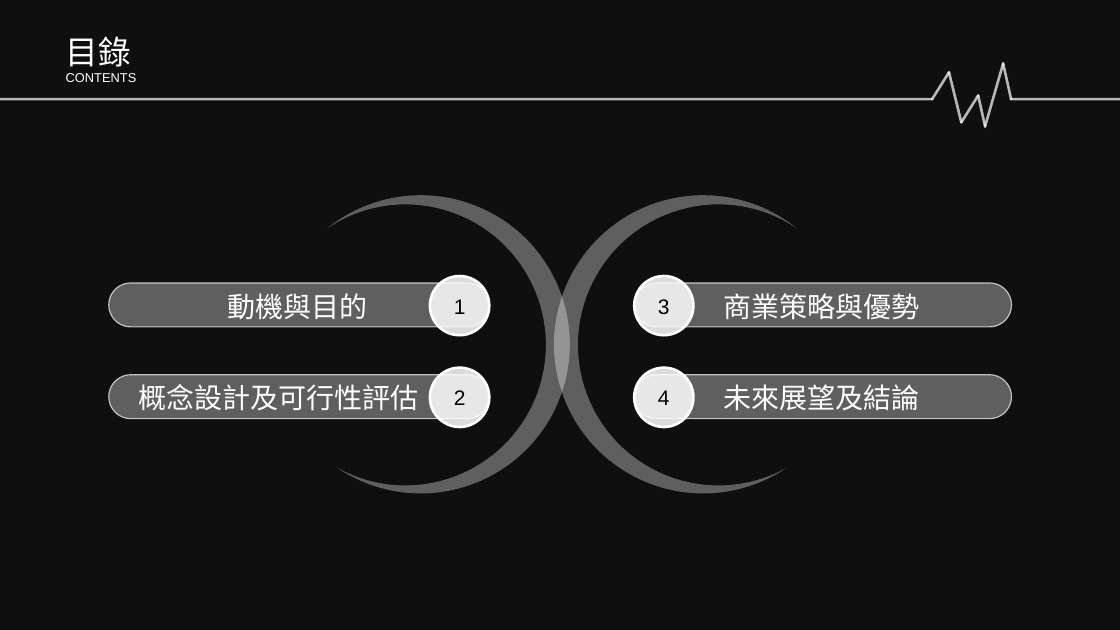
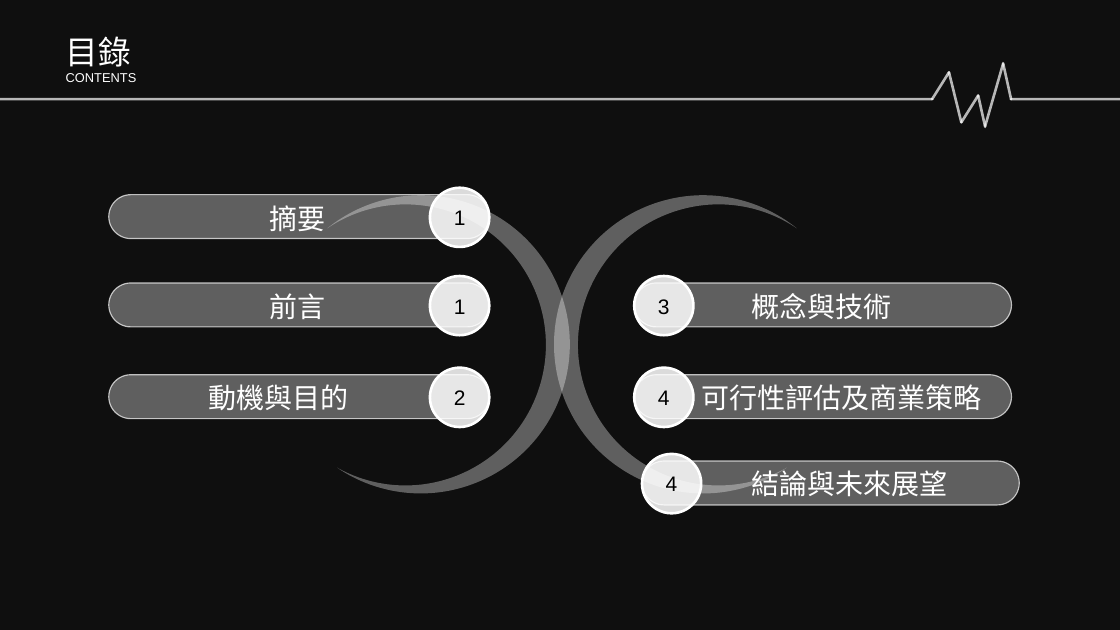
Before and after one commit to Sikako/hackthon, a slide deck: slide 2 of bigdata.pptx. Drawn at 1120x630 pixels with LibreOffice and Linux fonts; fonts in the diff are those of the drawing; background and template pictures are left out; a plain dark background stands for a picture behind light text. Boxes give left, top, right and bottom in pixels: in the first picture for what was removed or moved away, otherwise in the second. Text is boxed around its words. In the diff, an @@ line names an element or a change of style, - is before the commit and + after.

Commit message:
多摘要好幾項

```diff
--- a/bigdata.pptx
+++ b/bigdata.pptx
@@ rounded rectangle added at (109,195,490,239), fill #FCFCFC at 34% opacity, outline #FFFFFF 1 pt @@
@@ text added at (270,205,326,231), 24 pt, text #FFFFFF @@
+摘要
@@ ellipse added at (430,188,490,247), fill #FFFFFF at 85% opacity, outline #FFFFFF 2.25 pt, 18 pt, text #000000 @@
+1
@@ text at (270,293,326,319): text changed @@
-動機與目的
+前言
@@ text at (752,293,892,320): text changed @@
-商業策略與優勢
+概念與技術
@@ text at (209,384,349,410): text changed @@
-概念設計及可行性評估
+動機與目的
@@ text at (701,384,981,411): text changed @@
-未來展望及結論
+可行性評估及商業策略
@@ rounded rectangle added at (642,461,1019,505), fill #FCFCFC at 34% opacity, outline #FFFFFF 1 pt @@
@@ ellipse added at (642,454,701,513), fill #FFFFFF at 85% opacity, outline #FFFFFF 2.25 pt, 18 pt, text #000000 @@
+4
@@ text added at (751,470,947,497), 24 pt, text #FFFFFF @@
+結論與未來展望
```
Also in this commit, not shown: 1 other slide changed, 1 slide added, 1 slide removed.
